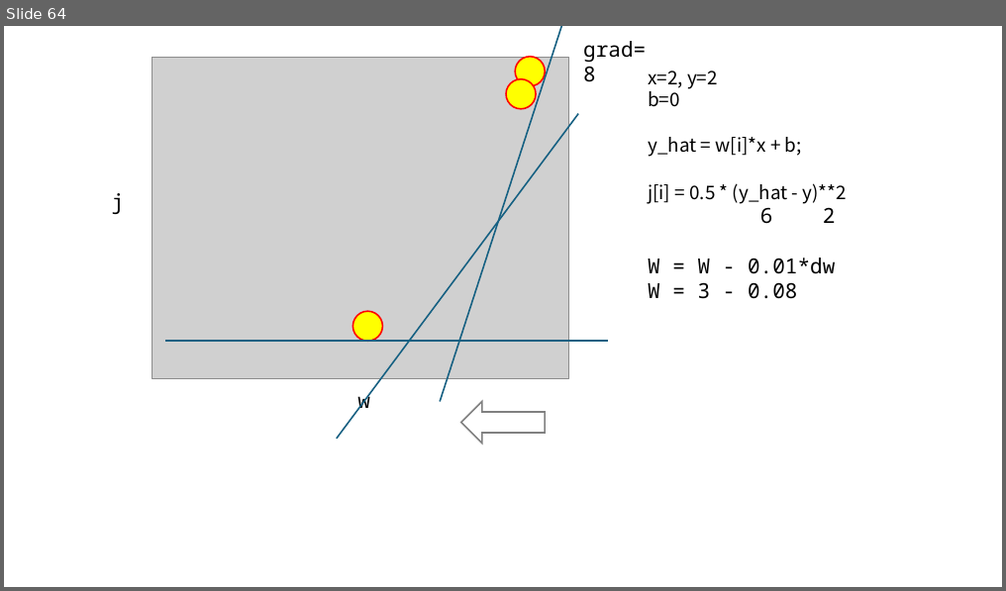
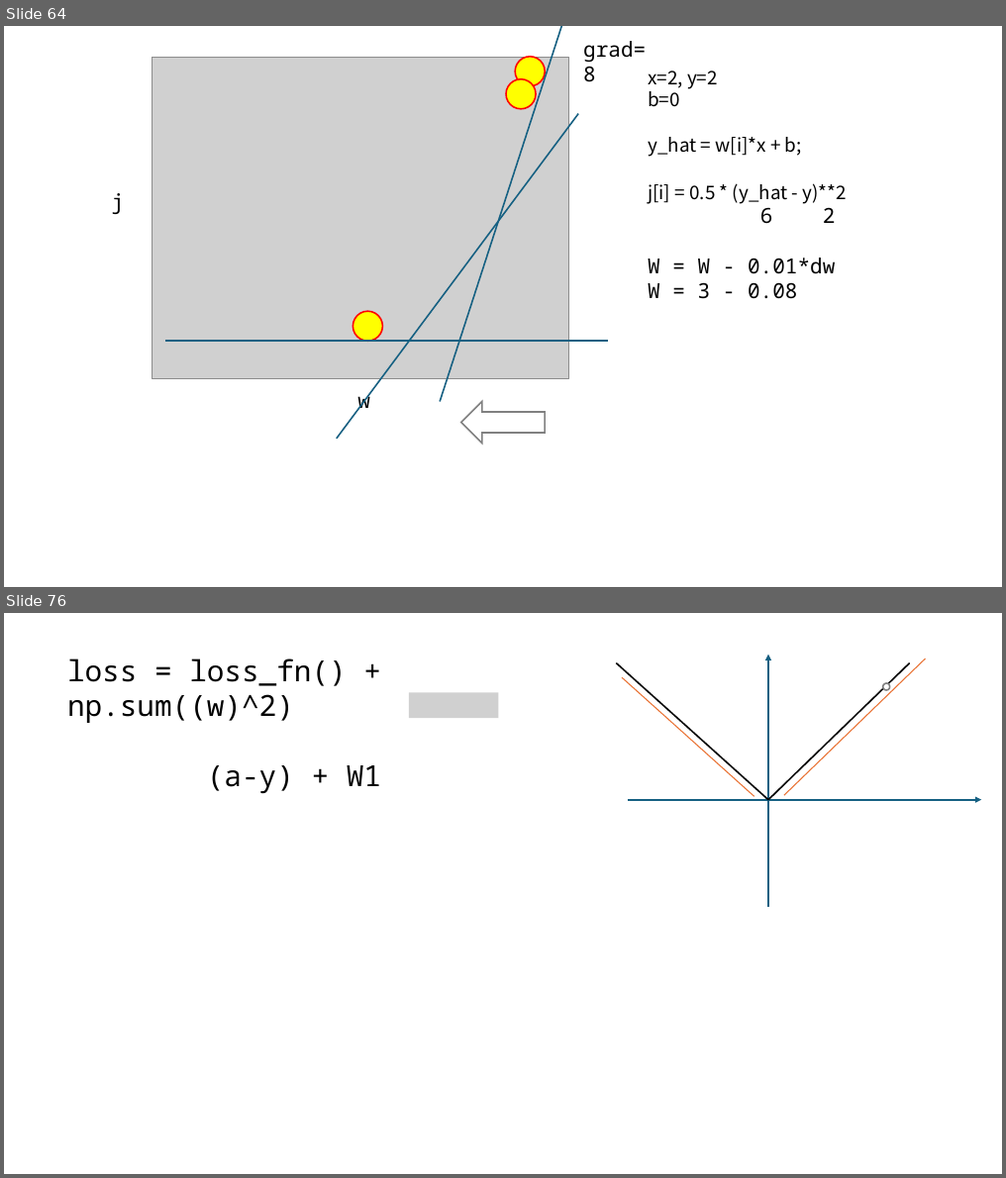
Before and after one commit to imguru-mooc/mfu-optimization, a slide deck: 판서.pptx. Shown one above the other, each under a label of ours: slide 64 before the commit, slides 64 and 76 after it; the slides between them are not shown. The pictures are 1006x591 and 1006x1178 pixels, drawn with LibreOffice and Linux fonts; fonts in the diff are those of the drawing; grey boxes stand for pictures. Boxes give left, top, right and bottom in pixels: in the first picture for what was removed or moved away, otherwise in the second. Text is boxed around its words. In the diff, an @@ line names an element or a change of style, - is before the commit and + after.

```diff
--- a/판서.pptx
+++ b/판서.pptx
@@ slide 76 added at (4, 613, 1002, 1174), background #FFFFFF @@
@@ text added at (67, 659, 381, 794), 28 pt, text #000000 @@
+loss = loss_fn() + np.sum((w)^2)
+(a-y) + W1
@@ line added from (617, 663) to (768, 800), #000000 1.5 pt @@
@@ arrow added from (768, 907) to (768, 655), #156082 1.5 pt @@
@@ line added from (768, 800) to (910, 663), #000000 1.5 pt @@
@@ line added from (784, 796) to (926, 659), #E97132 1 pt @@
@@ picture added at (409, 692, 499, 718) @@
@@ line added from (754, 796) to (622, 677), #E97132 1 pt @@
@@ ellipse added at (883, 683, 890, 690), fill #FFFFFF, outline #808080 1.5 pt @@
@@ arrow added from (628, 800) to (982, 800), #156082 1.5 pt @@
```
Also in this commit, not shown: 80 other slides added, 2 other files.
